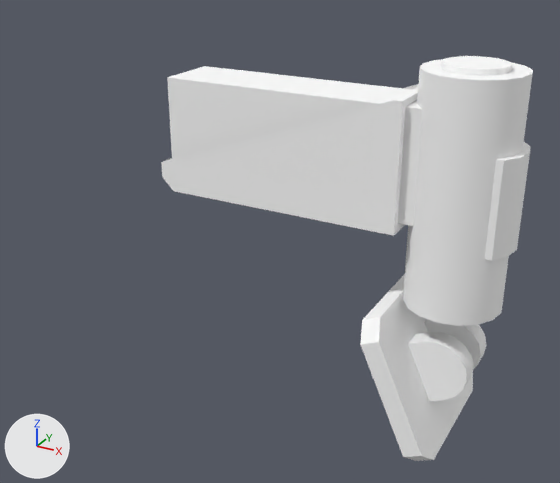
The Blender file Sources/Unity/Assets/EVA/Leg.blend, before and after one commit.
Camera for both pictures: a 50 mm lens placed at (0.982, -1.342, 0.396), pointed at (0.277, -0.06, -0.245). Every picture has the same lights, and +X, +Y and +Z are marked at lower left.

The first picture shows 'Arm', 'Foot', 'Main'.
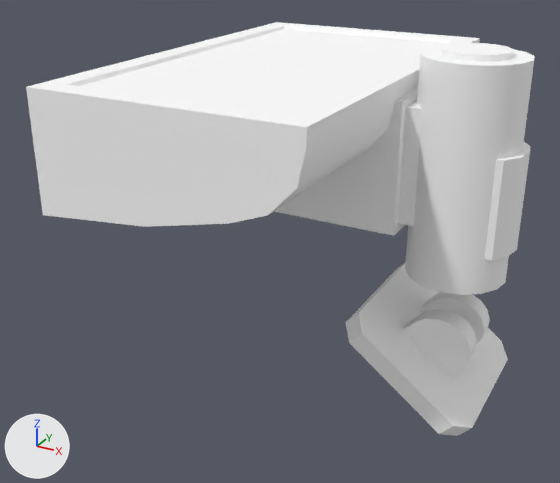
ob_pneumatics is not drawn itself; it is the parent of ob_foot, ob_collider_foot, ob_collider_pneumatics.

Patch to the scene script:
```diff
--- a/Sources/Unity/Assets/EVA/Leg.blend.py
+++ b/Sources/Unity/Assets/EVA/Leg.blend.py
@@ me_cylinder @@
 # used by ob_arm; location = (0.0, 0.0, 0.0)
-me_cylinder.from_pydata(...)  # 100 vertices, 86 faces; spans x 0.02..0.737, y -0.096..0.096, z -0.322..0.141
+me_cylinder.from_pydata(...)  # 100 vertices, 86 faces; spans x 0.02..0.737, y -0.096..0.096, z -0.258..0.165
+# me_cylinder part 1: all 48 vertices in x 0.533..0.725, y -0.096..0.096, z 0.131..0.141 are scaled about their middle by (1, 1, 0.91), then moved by (0.0, 0.0, 0.043)
+# me_cylinder part 2: all 16 vertices in x 0.533..0.725, y -0.096..0.096, z -0.322 are scaled about their middle by (1, 1, 0.91), then moved by (0.0, 0.0, 0.043)
 me_cylinder.materials.append(mat_material)
@@ ob_pneumatics @@
 ob_pneumatics.parent = ob_arm
-ob_pneumatics.location = (0.63, 0.0, 0.0)
+ob_pneumatics.location = (0.63, 0.0, 0.0149)
+ob_pneumatics.scale = (1.0, 1.0, 0.9)
 _m = ob_pneumatics.modifiers.new('EdgeSplit', 'EDGE_SPLIT')
@@ ob_foot @@
 ob_foot.location = (0.638, 0.0, -0.443)
-ob_foot.rotation_euler = (0.0, 1.149, 0.0)  # degrees (0, 66, 0)
+ob_foot.rotation_euler = (0.0, 0.698, 0.0)  # degrees (0, 40, 0)
 _m = ob_foot.modifiers.new('EdgeSplit', 'EDGE_SPLIT')
@@ ob_base_wide @@
 _m = ob_base_wide.modifiers.new('EdgeSplit', 'EDGE_SPLIT')
 _m.use_edge_angle = False
-ob_base_wide.hide_viewport = True
```

Location of each change, [x1, y1, x2, y2] in pixels of the pictures (560 x 483 px; the box of a moved part takes in the faces that stretch with it):
'Base_Wide', shown
    after: [26, 22, 480, 227]
'Arm', reshaped
    before: [167, 56, 533, 326]
    after: [398, 43, 535, 295]
'Foot', moved, rescaled, turned
    before: [360, 274, 486, 461]
    after: [346, 262, 508, 436]
part 1 of me_cylinder, moved or reshaped
    before: [417, 56, 533, 159]
    after: [417, 43, 535, 159]
part 2 of me_cylinder, moved or reshaped
    before: [403, 76, 509, 326]
    after: [405, 62, 509, 295]
'Main', unchanged, covered by the edit
    before: [161, 84, 418, 236]
    after: [274, 88, 418, 236]
